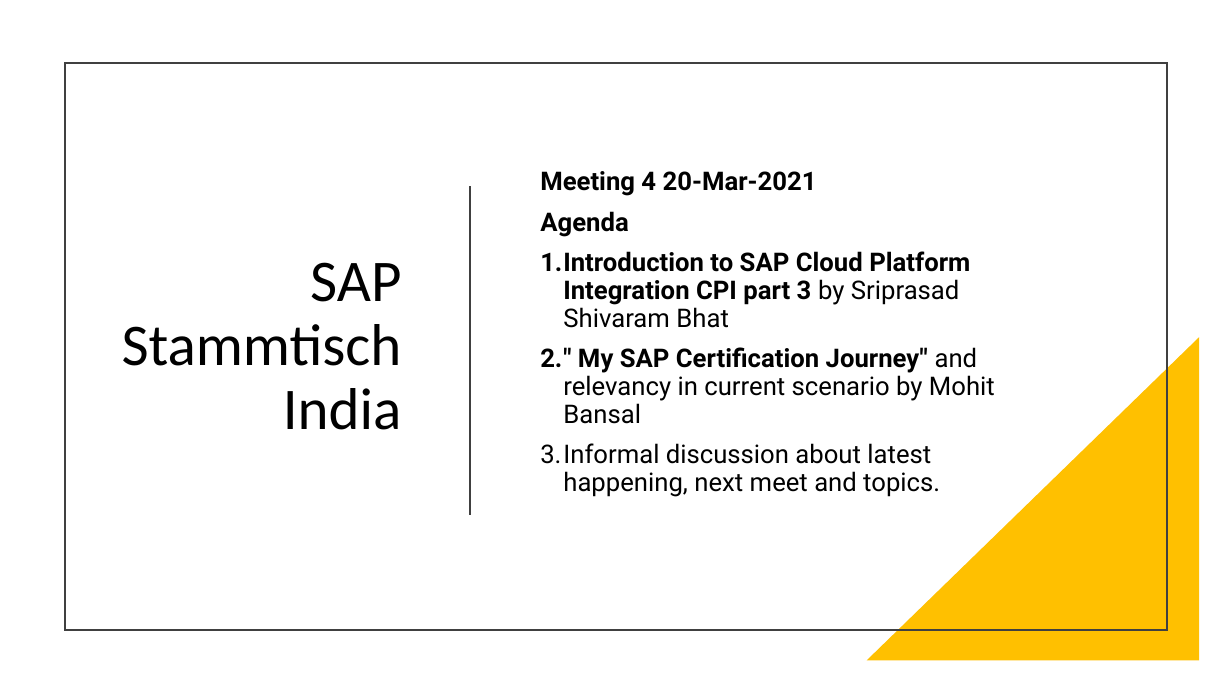
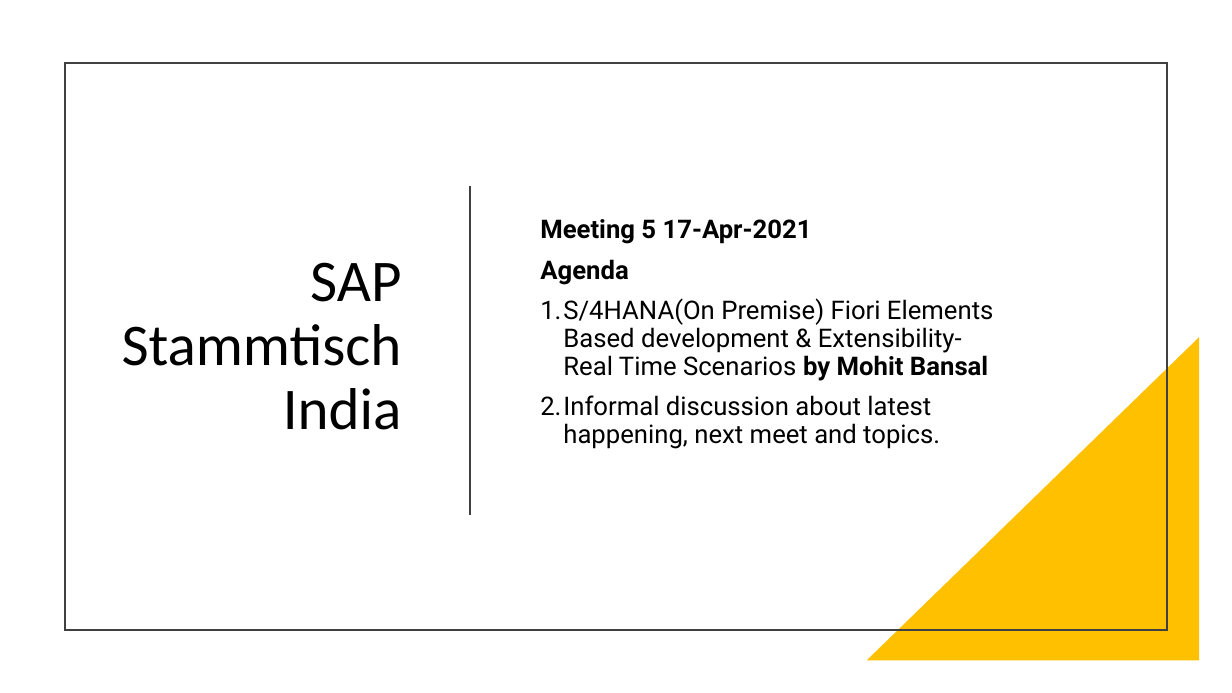
Before and after one commit to Technology-Enthusiast/SAPStammtischIndia, a slide deck: slide 1 of SAP Stammtisch India.pptx. Drawn at 1232x693 pixels with LibreOffice and Linux fonts; fonts in the diff are those of the drawing. Boxes give left, top, right and bottom in pixels: in the first picture for what was removed or moved away, otherwise in the second. Text is boxed around its words. In the diff, an @@ line names an element or a change of style, - is before the commit and + after.

Commit message:
meeting 5

```diff
--- a/SAP Stammtisch India.pptx
+++ b/SAP Stammtisch India.pptx
@@ text at <box>540,219,812,244</box>: text changed @@
-Meeting 4 20-Mar-2021
+Meeting 5 17-Apr-2021
@@ text at <box>540,298,993,381</box>: text changed; bold off @@
-1. Introduction to SAP Cloud Platform Integration CPI part 3 by Sriprasad Shivaram Bhat
-2. " My SAP Certification Journey" and relevancy in current scenario by Mohit Bansal
+1. S/4HANA(On Premise) Fiori Elements Based development & Extensibility- Real Time Scenarios by Mohit Bansal
```
Also in this commit, not shown: 3 other files.
